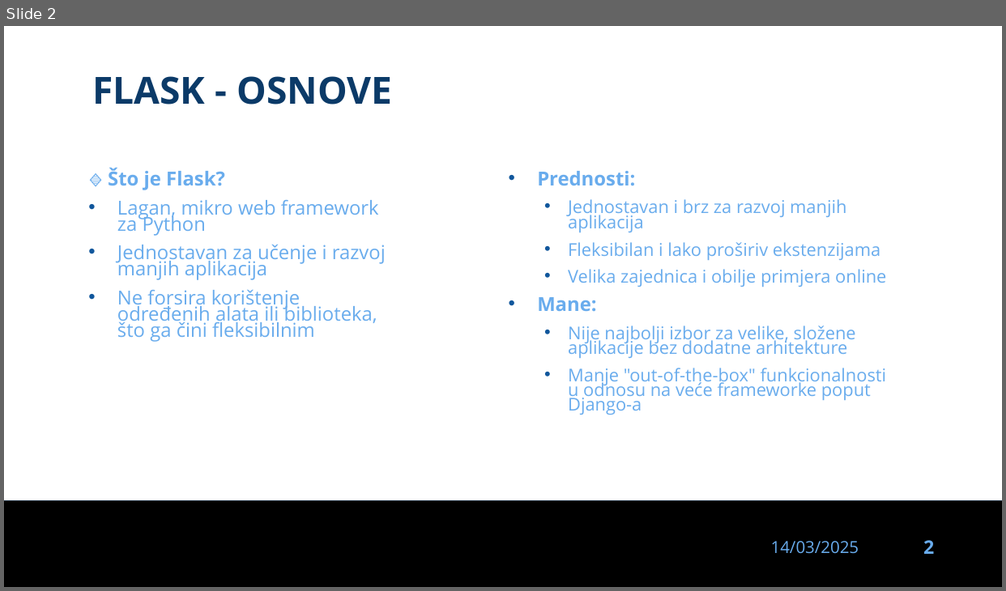
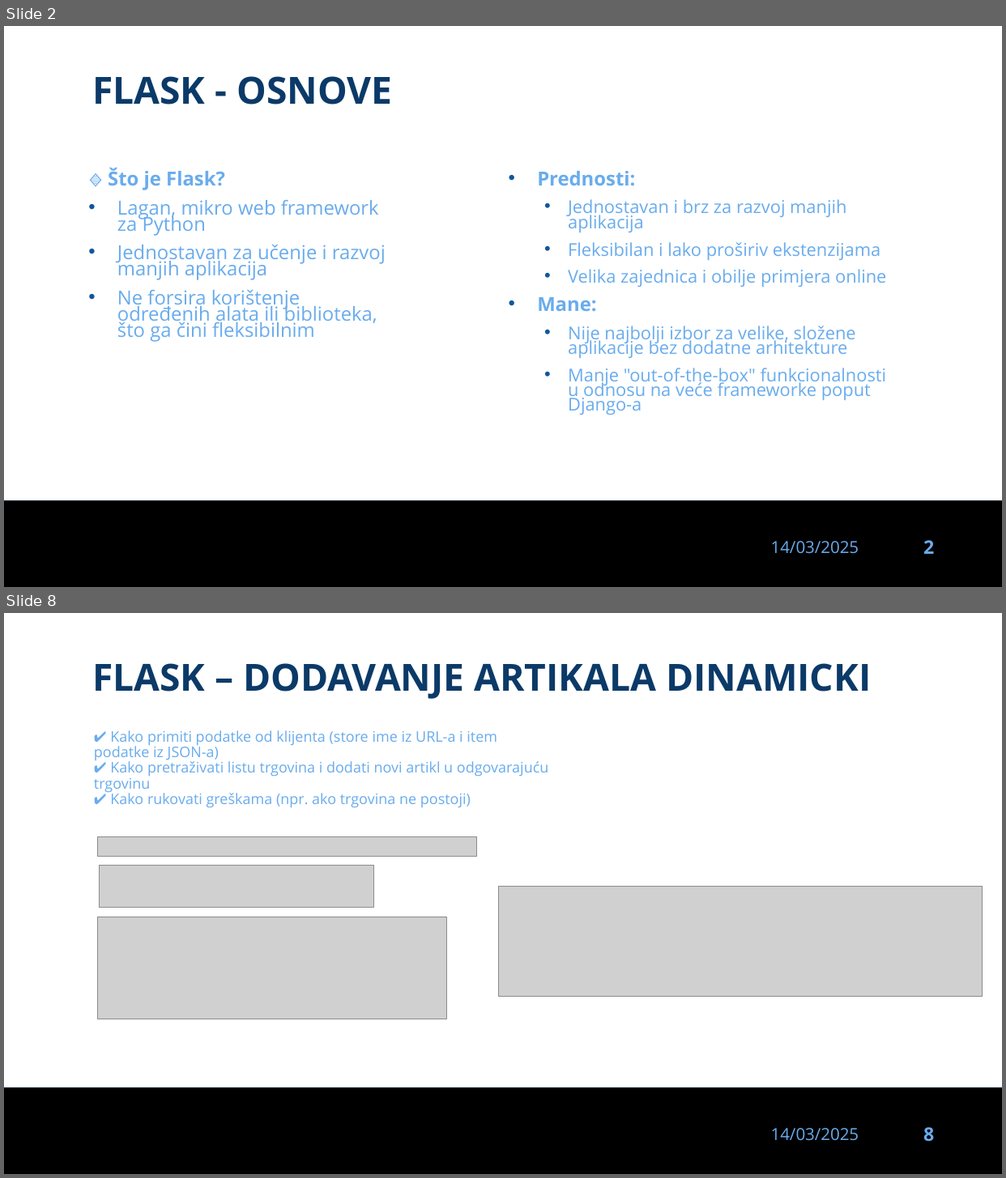
Before and after one commit to dinoDuvnjak/CTK, a slide deck: Bootcamp/flask/flask.pptx. Shown one above the other, each under a label of ours: slide 2 before the commit, slides 2 and 8 after it; the slides between them are not shown. The pictures are 1006x591 and 1006x1178 pixels, drawn with LibreOffice and Linux fonts; fonts in the diff are those of the drawing; grey boxes stand for pictures; background and template pictures are left out. Boxes give left, top, right and bottom in pixels: in the first picture for what was removed or moved away, otherwise in the second. Text is boxed around its words. In the diff, an @@ line names an element or a change of style, - is before the commit and + after.

Commit message:
flask wip

```diff
--- a/Bootcamp/flask/flask.pptx
+++ b/Bootcamp/flask/flask.pptx
@@ slide 8 added at (4, 613, 1002, 1174), background #FFFFFF; not listed: 3 template elements that a slide beside it also shows @@
@@ text added at (92, 663, 871, 699), 36 pt, text #0B3A68, bold @@
+FLASK – DODAVANJE ARTIKALA DINAMICKI
@@ text added at (94, 730, 548, 808), 14 pt, text #69ACED @@
+✔ Kako primiti podatke od klijenta (store ime iz URL-a i item podatke iz JSON-a)
+✔ Kako pretraživati listu trgovina i dodati novi artikl u odgovarajuću trgovinu
+✔ Kako rukovati greškama (npr. ako trgovina ne postoji)
@@ picture added at (98, 837, 477, 856) @@
@@ picture added at (99, 865, 374, 907) @@
@@ picture added at (499, 886, 982, 997) @@
@@ picture added at (98, 917, 447, 1020) @@
```
Also in this commit, not shown: 6 other slides added, 4 other files.
